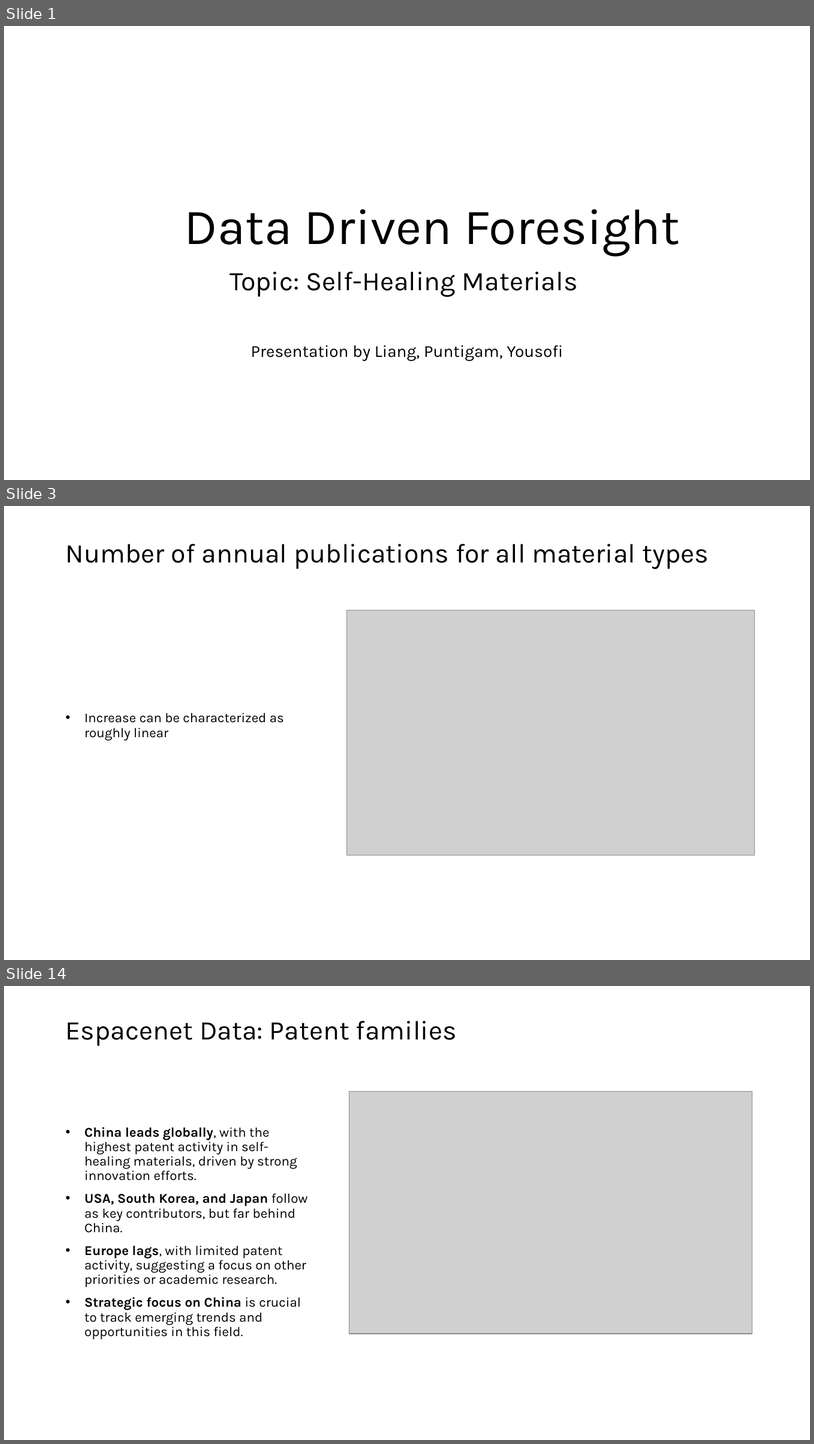
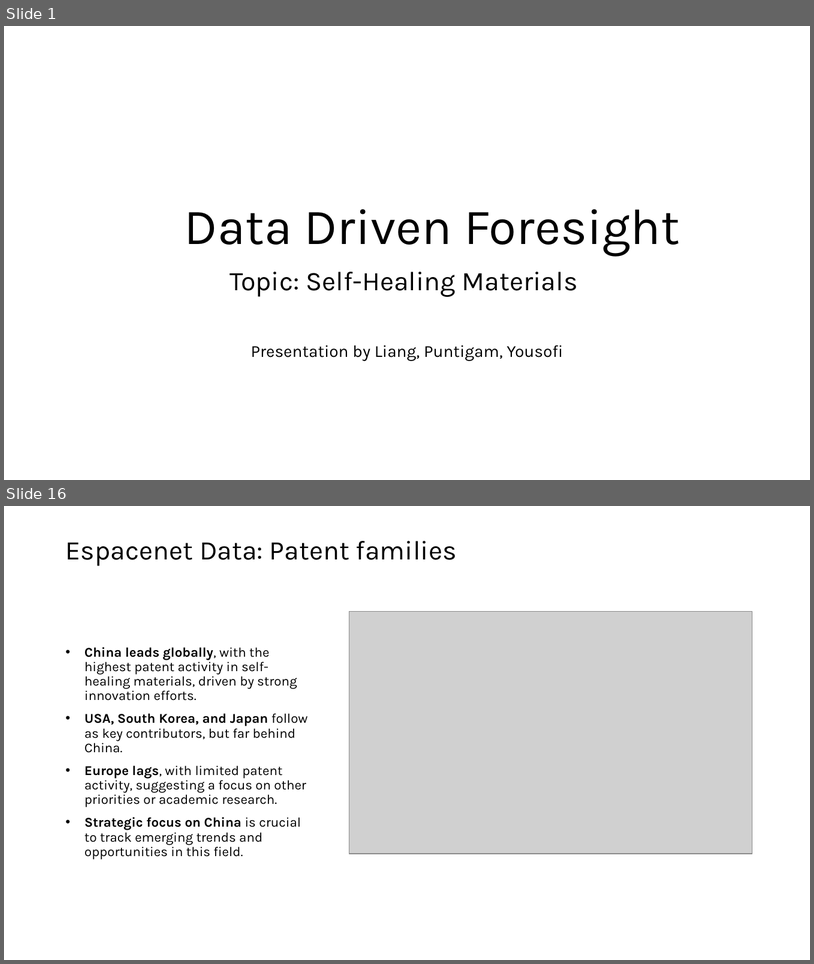
Before and after one commit to GMPuntigam/DataDrivenForesight, a slide deck: presentation/DataDrivenForesight.pptx. Shown one above the other, each under a label of ours: slides 1, 3 and 14 before the commit, slides 1 and 16 after it; the slides between them are not shown. The pictures are 814x1444 and 814x964 pixels, drawn with LibreOffice and Linux fonts; fonts in the diff are those of the drawing; grey boxes stand for pictures. Boxes give left, top, right and bottom in pixels: in the first picture for what was removed or moved away, otherwise in the second. Text is boxed around its words. In the diff, an @@ line names an element or a change of style, - is before the commit and + after.

```diff
--- a/presentation/DataDrivenForesight.pptx
+++ b/presentation/DataDrivenForesight.pptx
@@ slide 3 removed at (4,506,810,960), background #FFFFFF @@
@@ title removed at (66,544,708,569) @@
-Number of annual publications for all material types
@@ picture removed at (347,610,755,855) @@
@@ text removed at (84,712,284,741) @@
-• Increase can be characterized as roughly linear
@@ what was slide 14 is now slide 16 @@
```
Also in this commit, not shown: 10 slides changed, 3 slides added, 45 other files.
